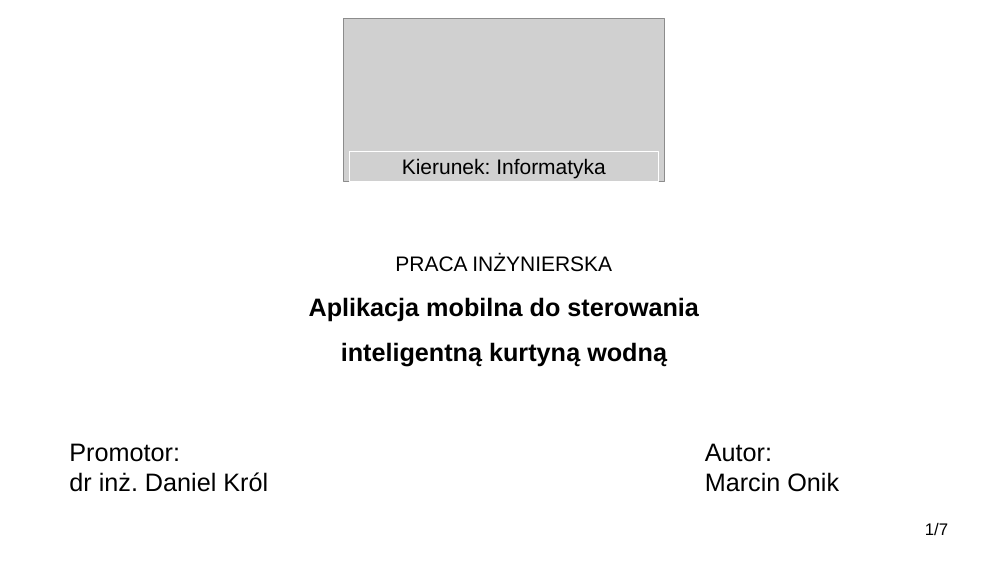
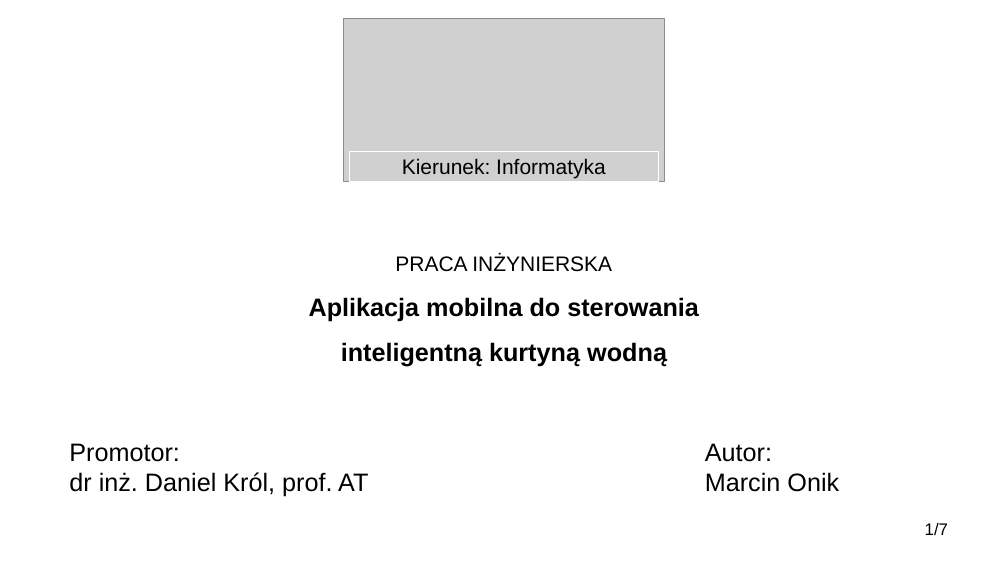
Before and after one commit to H1kosso/fountain-app, a slide deck: slide 1 of Preview/Praca dyplomowa - HMI do kurtyny wodnej.pptx. Drawn at 1008x567 pixels with LibreOffice and Linux fonts; fonts in the diff are those of the drawing; grey boxes stand for pictures. Boxes give left, top, right and bottom in pixels: in the first picture for what was removed or moved away, otherwise in the second. Text is boxed around its words. In the diff, an @@ line names an element or a change of style, - is before the commit and + after.

```diff
--- a/Preview/Praca dyplomowa - HMI do kurtyny wodnej.pptx
+++ b/Preview/Praca dyplomowa - HMI do kurtyny wodnej.pptx
@@ text at [69,443,368,497]: text changed @@
-Promotor:
-dr inż. Daniel Król
+Promotor:
+dr inż. Daniel Król, prof. AT
```
Also in this commit, not shown: 4 other slides changed, 1 other file.
